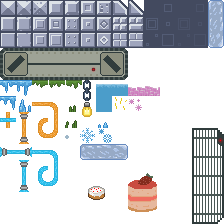
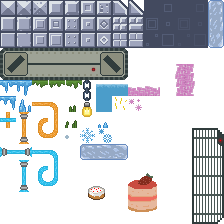
Layers edited between the first and the second 224 x 224 image:
painted on "Layer 4 copy 4" over [175, 64, 195, 96]
